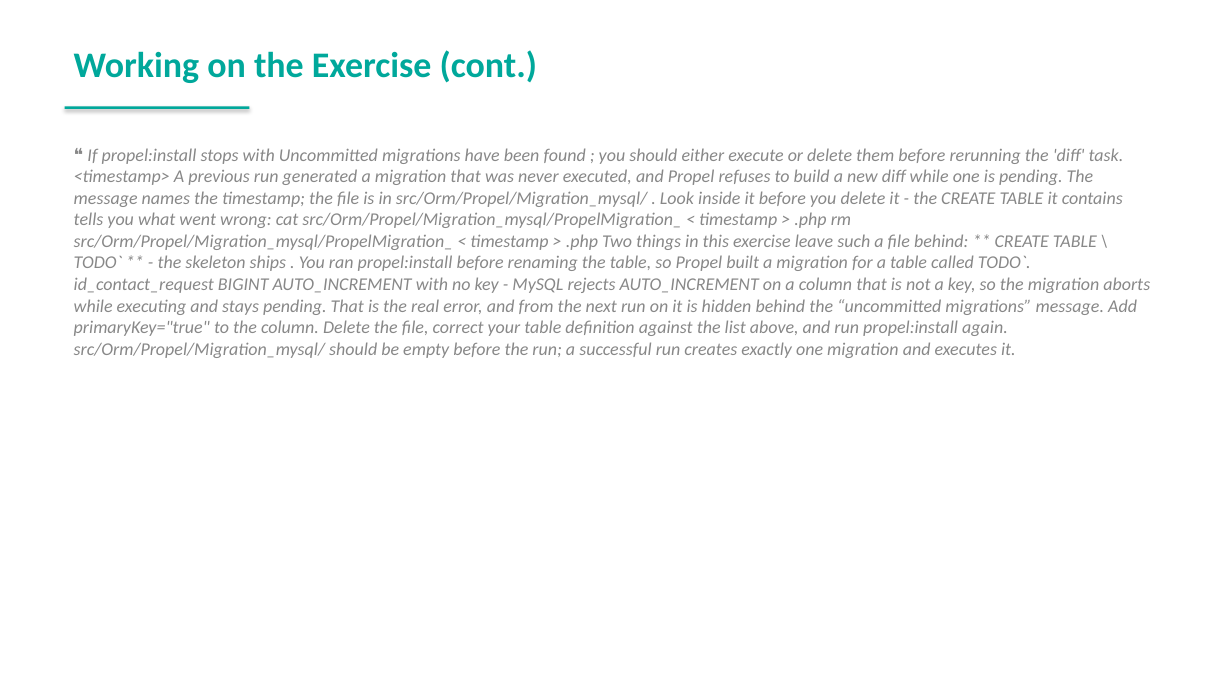
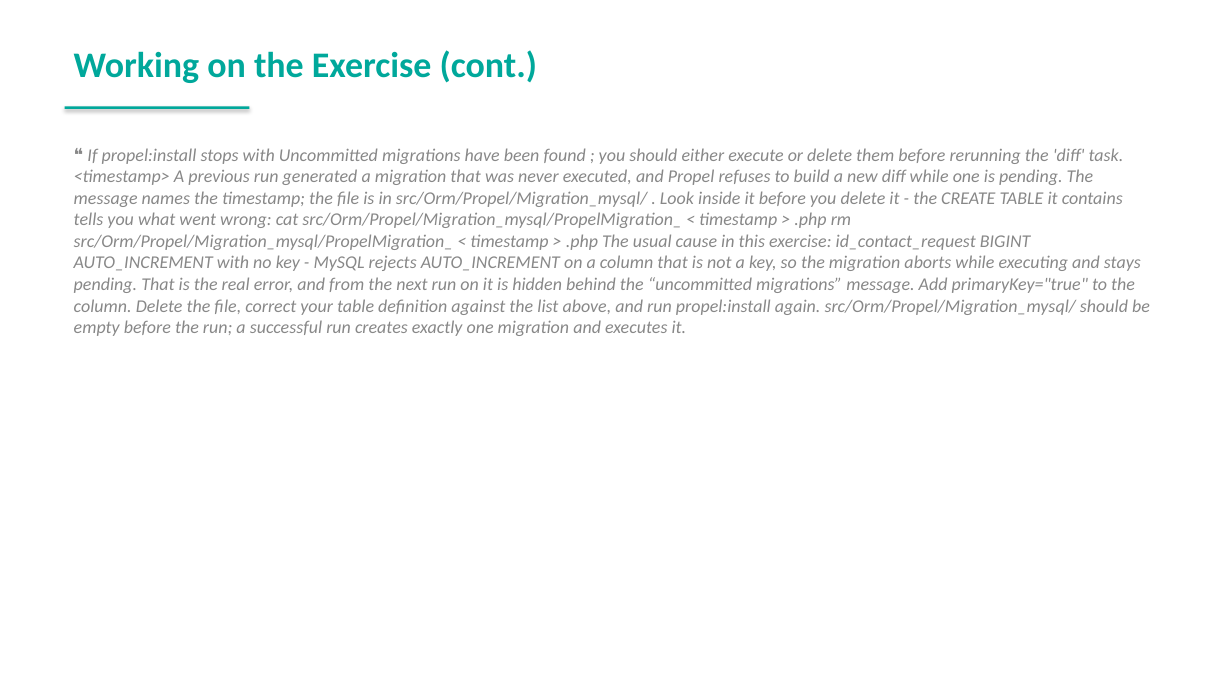
Before and after one commit to spryker-academy/instructor-exercises, a slide deck: slide 103 of guides-pptx/spryker-academy-fundamental.pptx (slide 101 before the commit). Drawn at 1232x693 pixels with LibreOffice and Linux fonts; fonts in the diff are those of the drawing. Boxes give left, top, right and bottom in pixels: in the first picture for what was removed or moved away, otherwise in the second. Text is boxed around its words. In the diff, an @@ line names an element or a change of style, - is before the commit and + after.

```diff
--- a/guides-pptx/spryker-academy-fundamental.pptx
+++ b/guides-pptx/spryker-academy-fundamental.pptx
@@ text at (74, 148, 1150, 336): text changed @@
-❝ If propel:install stops with Uncommitted migrations have been found ; you should either execute or delete them before rerunning the 'diff' task. <timestamp> A previous run generated a migration that was never executed, and Propel refuses to build a new diff while one is pending. The message names the timestamp; the file is in src/Orm/Propel/Migration_mysql/ . Look inside it before you delete it - the CREATE TABLE it contains tells you what went wrong: cat src/Orm/Propel/Migration_mysql/PropelMigration_ < timestamp > .php rm src/Orm/Propel/Migration_mysql/PropelMigration_ < timestamp > .php Two things in this exercise leave such a file behind: ** CREATE TABLE \ TODO` ** - the skeleton ships . You ran propel:install before renaming the table, so Propel built a migration for a table called TODO`. id_contact_request BIGINT AUTO_INCREMENT with no key - MySQL rejects AUTO_INCREMENT on a column that is not a key, so the migration aborts while executing and stays pending. That is the real error, and from the next run on it is hidden behind the “uncommitted migrations” message. Add primaryKey="true" to the column. Delete the file, correct your table definition against the list above, and run propel:install again. src/Orm/Propel/Migration_mysql/ should be empty before the run; a successful run creates exactly one migration and executes it.
+❝ If propel:install stops with Uncommitted migrations have been found ; you should either execute or delete them before rerunning the 'diff' task. <timestamp> A previous run generated a migration that was never executed, and Propel refuses to build a new diff while one is pending. The message names the timestamp; the file is in src/Orm/Propel/Migration_mysql/ . Look inside it before you delete it - the CREATE TABLE it contains tells you what went wrong: cat src/Orm/Propel/Migration_mysql/PropelMigration_ < timestamp > .php rm src/Orm/Propel/Migration_mysql/PropelMigration_ < timestamp > .php The usual cause in this exercise: id_contact_request BIGINT AUTO_INCREMENT with no key - MySQL rejects AUTO_INCREMENT on a column that is not a key, so the migration aborts while executing and stays pending. That is the real error, and from the next run on it is hidden behind the “uncommitted migrations” message. Add primaryKey="true" to the column. Delete the file, correct your table definition against the list above, and run propel:install again. src/Orm/Propel/Migration_mysql/ should be empty before the run; a successful run creates exactly one migration and executes it.
```
Also in this commit, not shown: 44 other slides changed, 84 slides added, 3 slides removed, 46 other files.
